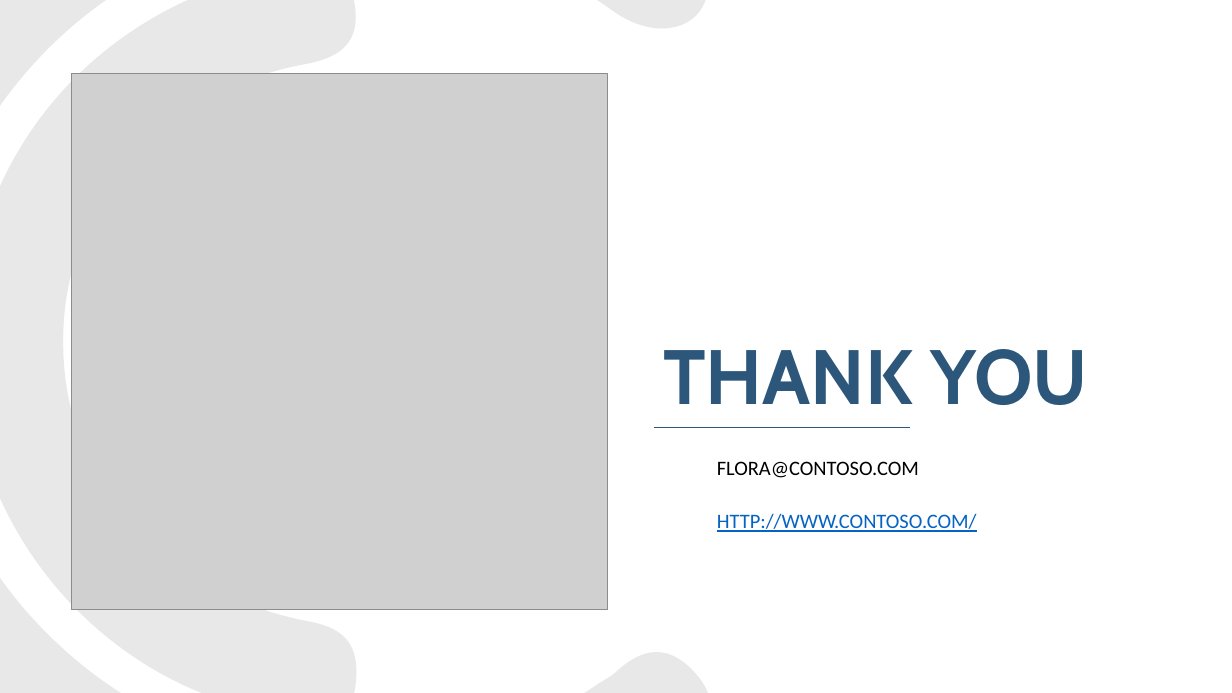
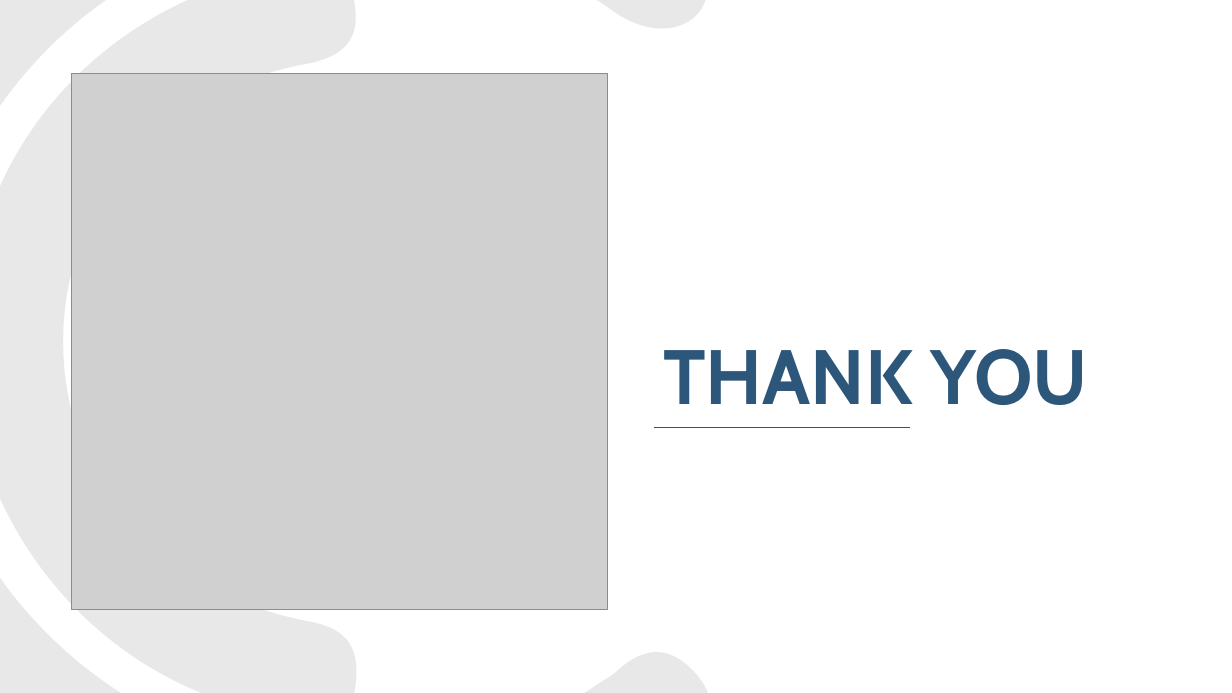
Before and after one commit to crystdang/DABC-final-g5, a slide deck: slide 10 of slide_deck/final-project-presentation.pptx. Drawn at 1232x693 pixels with LibreOffice and Linux fonts; fonts in the diff are those of the drawing; grey boxes stand for pictures; background and template pictures are left out. Boxes give left, top, right and bottom in pixels: in the first picture for what was removed or moved away, otherwise in the second. Text is boxed around its words. In the diff, an @@ line names an element or a change of style, - is before the commit and + after.

```diff
--- a/slide_deck/final-project-presentation.pptx
+++ b/slide_deck/final-project-presentation.pptx
@@ subtitle removed at box(717, 461, 919, 478) @@
-FLORA@CONTOSO.COM
@@ text removed at box(717, 513, 977, 532) @@
-HTTP://WWW.CONTOSO.COM/
```
Also in this commit, not shown: 3 other slides changed, 1 slide added, 1 slide removed, 1 other file.
